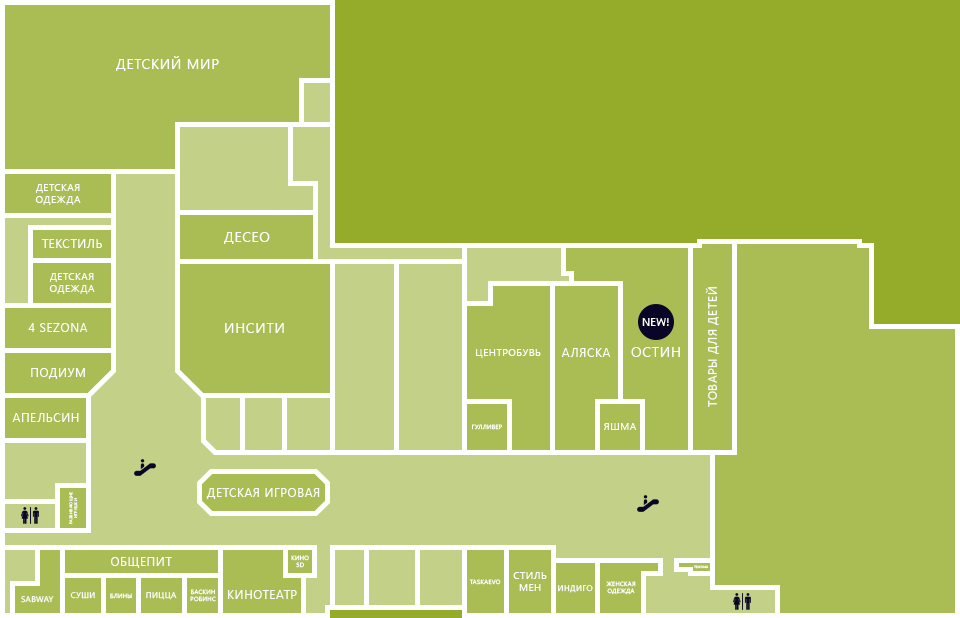
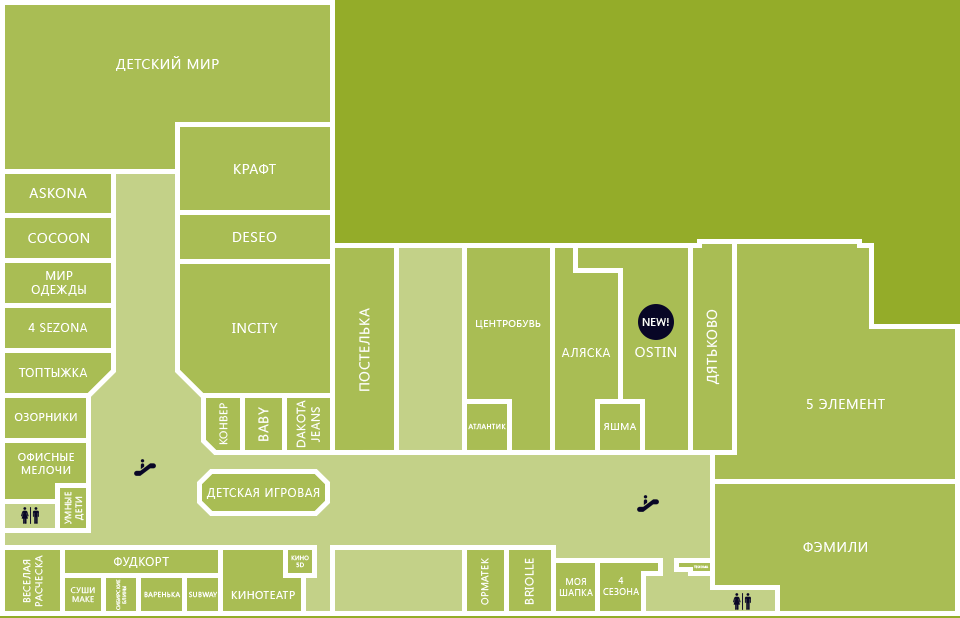
Before/after of a 960 × 618 layered artwork. What changed in the layer stack:
removed layer "Детская одежда" (1st of 2, in "karta2_радуга кемерово 2 этаж" › "названия отделов") from group "названия отделов" over 35, 184, 81, 205
removed layer "Товары для детей" from group "названия отделов" over 705, 287, 719, 407
removed layer "Детская одежда" (2nd of 2, in "karta2_радуга кемерово 2 этаж" › "названия отделов") from group "названия отделов" over 49, 273, 95, 294
removed layer "Общепит" from group "названия отделов" over 111, 557, 172, 568
removed layer "Детская игровая" from group "названия отделов" over 206, 488, 320, 499
removed layer "Детский мир" from group "названия отделов" over 116, 56, 219, 71
added layer "новые отделы" (2nd of 2, in "karta2_радуга кемерово 2 этаж" › "названия отделов") in group "названия отделов" over 14, 56, 885, 610
removed layer "Прямоугольник 51 копия 8" from group "контуры" over 488, 281, 618, 286
removed layer "Прямоугольник 51 копия 5" from group "контуры" over 325, 605, 462, 610
removed layer "Прямоугольник 51 копия 4" from group "контуры" over 462, 616, 960, 618
removed layer "Прямоугольник 51 копия 3" from group "контуры" over 0, 616, 330, 618
added layer "новые контуры" in group "контуры" over 5, 56, 955, 616
removed layer "layer1" from group "фон" over 201, 398, 330, 455
removed layer "layer2" from group "фон" over 335, 550, 462, 610
removed layer "layer3" from group "фон" over 335, 259, 462, 450
removed layer "layer4" from group "фон" over 180, 78, 574, 306
removed layer "layer5" from group "фон" over 5, 218, 111, 303
removed layer "layer6" from group "фон" over 5, 443, 86, 524
removed layer "layer7" from group "фон" over 0, 550, 40, 618
removed layer "layer8" from group "фон" over 5, 169, 775, 613
removed layer "bg" (1st of 2, in "karta2_радуга кемерово 2 этаж" › "фон") from group "фон" over 0, 56, 960, 618
added layer "новый фон" in group "фон" over 5, 56, 955, 616
…and 44 more changes (44 removed)
